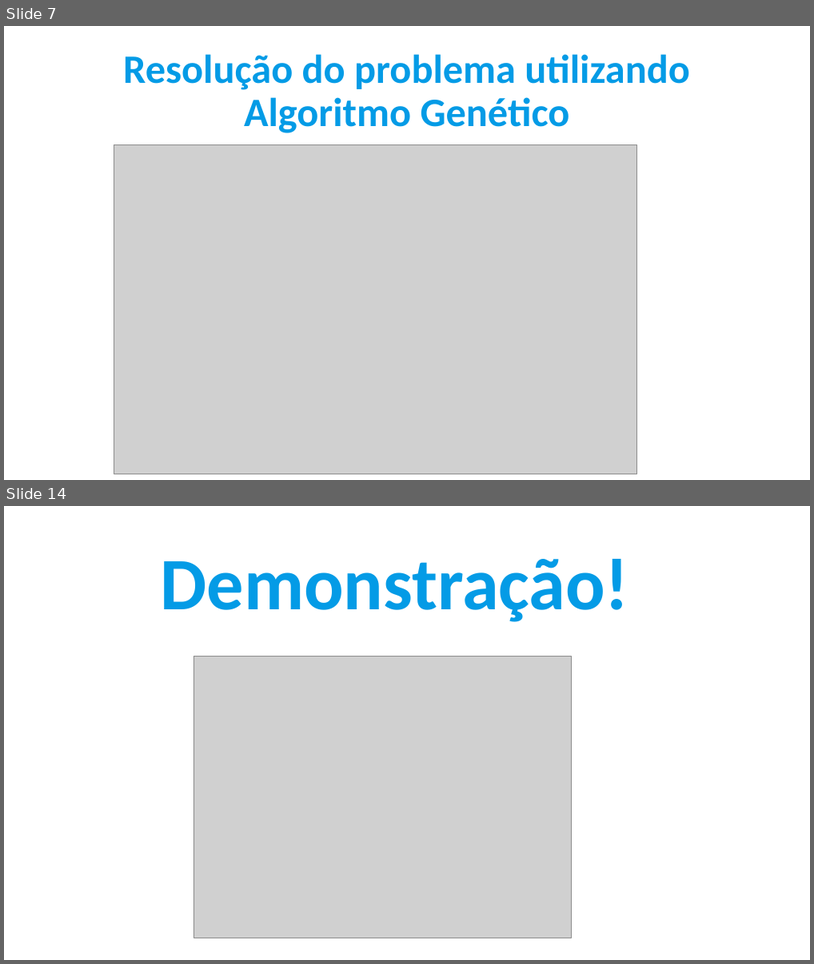
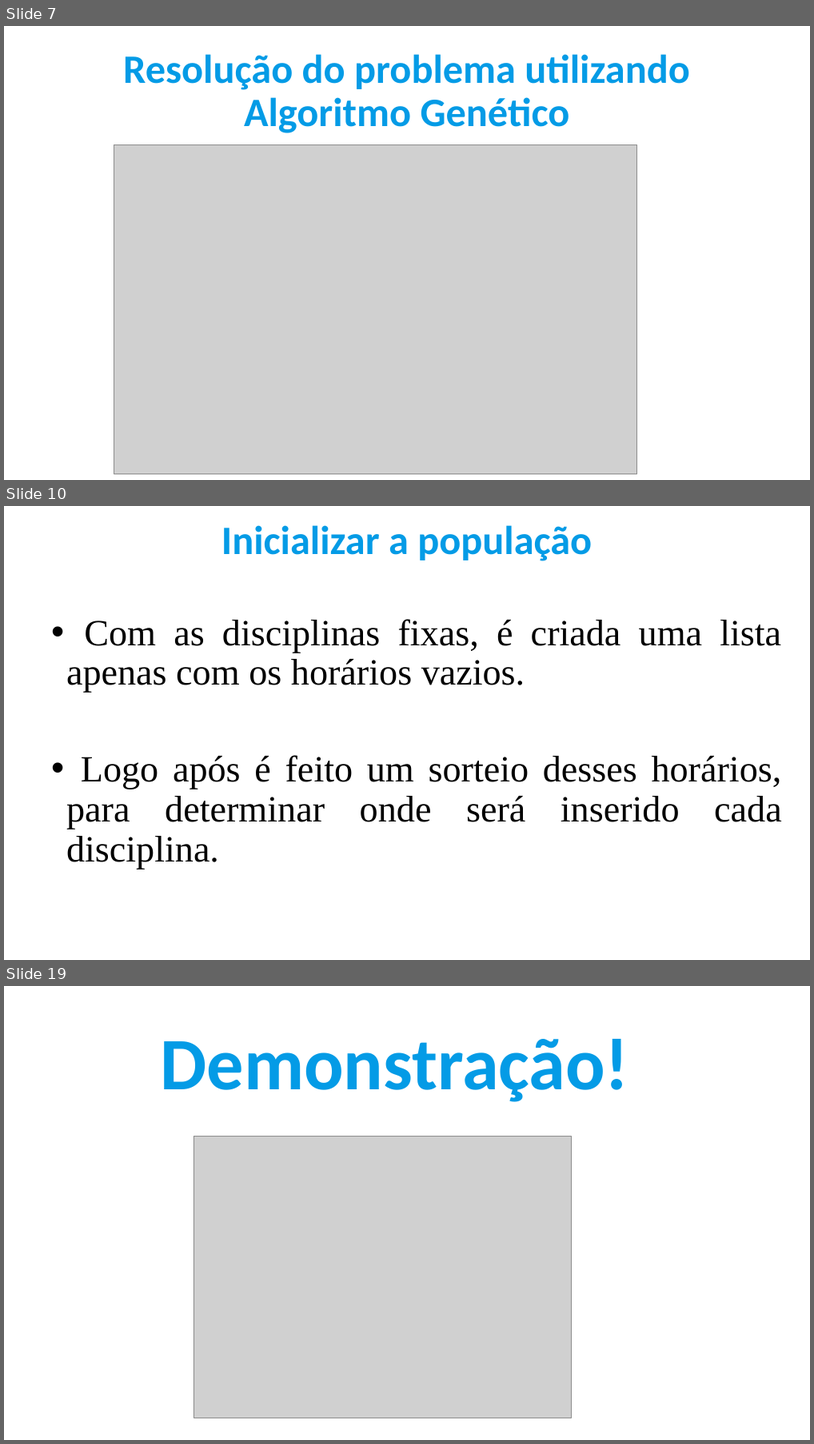
Before and after one commit to IgorSantos1996/GeneticAlgorithms, a slide deck: Apresentação.pptx. Shown one above the other, each under a label of ours: slides 7 and 14 before the commit, slides 7, 10 and 19 after it; the slides between them are not shown. The pictures are 814x964 and 814x1444 pixels, drawn with LibreOffice and Linux fonts; fonts in the diff are those of the drawing; grey boxes stand for pictures. Boxes give left, top, right and bottom in pixels: in the first picture for what was removed or moved away, otherwise in the second. Text is boxed around its words. In the diff, an @@ line names an element or a change of style, - is before the commit and + after.

```diff
--- a/Apresentação.pptx
+++ b/Apresentação.pptx
@@ slide 10 added at (x1=4, y1=506, x2=810, y2=960), background #FFFFFF @@
@@ text added at (x1=222, y1=525, x2=592, y2=561), 48 pt, text #049BE6, bold @@
+Inicializar a população
@@ text added at (x1=66, y1=619, x2=782, y2=868), 44 pt, text #000000 @@
+• Com as disciplinas fixas, é criada uma lista apenas com os horários vazios.
+• Logo após é feito um sorteio desses horários, para determinar onde será inserido cada disciplina.
@@ what was slide 14 is now slide 19 @@
```
Also in this commit, not shown: 7 slides changed, 5 other slides added, 2 slides removed.
